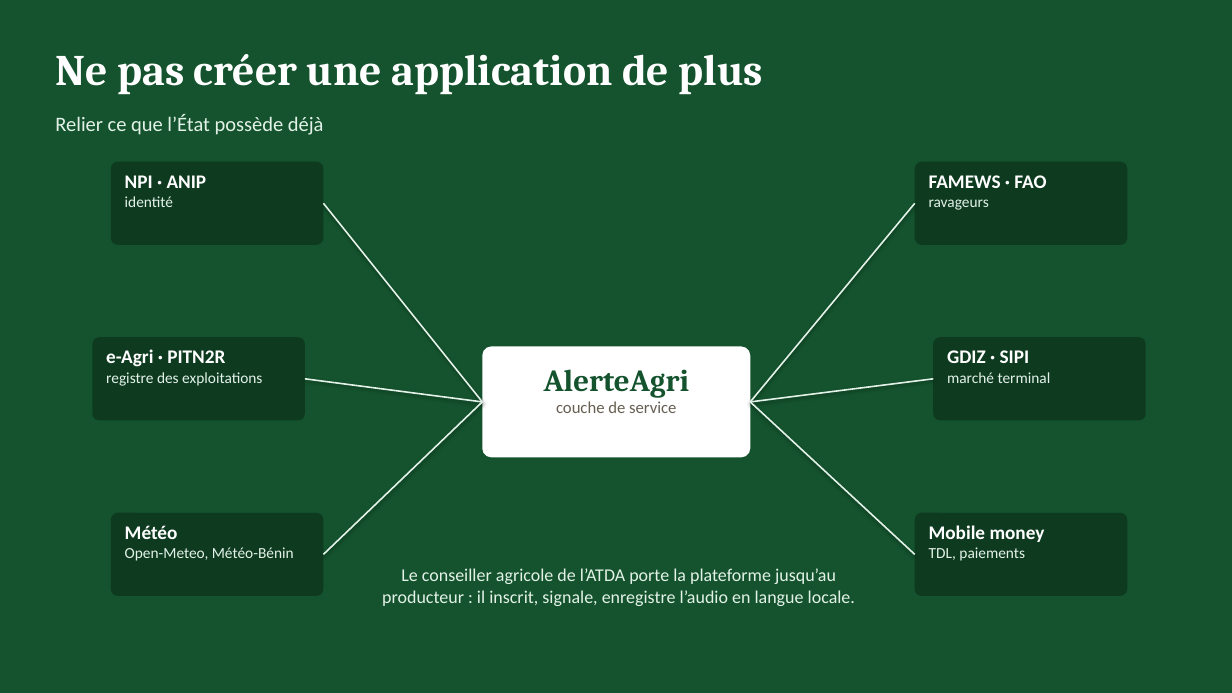
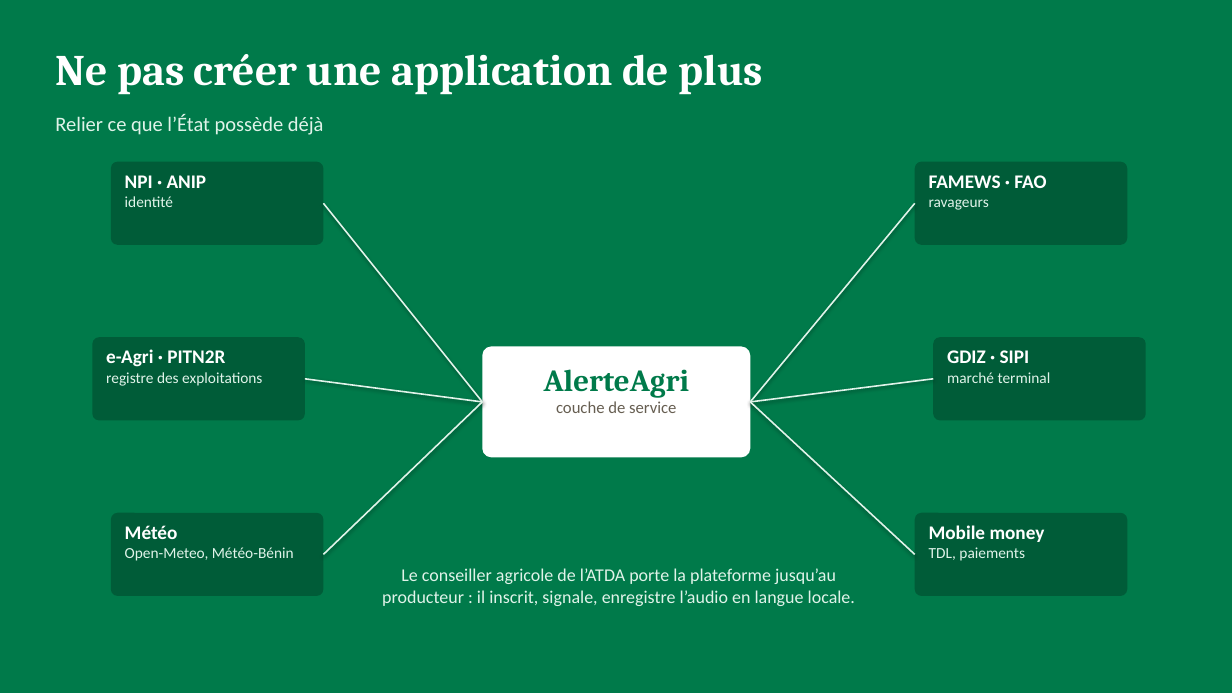
Before and after one commit to misterkante/alerteagri, a slide deck: slide 4 of docs/presentation/AlerteAgri-presentation.pptx. Drawn at 1232x693 pixels with LibreOffice and Linux fonts; fonts in the diff are those of the drawing. Boxes give left, top, right and bottom in pixels: in the first picture for what was removed or moved away, otherwise in the second. Text is boxed around its words. In the diff, an @@ line names an element or a change of style, - is before the commit and + after.

```diff
--- a/docs/presentation/AlerteAgri-presentation.pptx
+++ b/docs/presentation/AlerteAgri-presentation.pptx
@@ background #14532D to #007A4A @@
@@ text "Relier ce que l’État possède ..." at box(55, 114, 324, 135): text colour #E3F2E8 to #E0F3E9 @@
@@ text at box(125, 196, 173, 207): text colour #E3F2E8 to #E0F3E9 in "identité" @@
@@ line (323, 203) - (482, 402): stroke #E3F2E8 1.25 pt to #E0F3E9 1.25 pt @@
@@ line (915, 203) - (750, 402): stroke #E3F2E8 1.25 pt to #E0F3E9 1.25 pt @@
@@ text at box(929, 199, 989, 210): text colour #E3F2E8 to #E0F3E9 in "ravageurs" @@
@@ text at box(106, 372, 262, 386): text colour #E3F2E8 to #E0F3E9 in "registre des exploitations" @@
@@ line (305, 379) - (482, 402): stroke #E3F2E8 1.25 pt to #E0F3E9 1.25 pt @@
@@ text at box(544, 369, 689, 398): text colour #14532D to #007A4A in "AlerteAgri" @@
@@ line (933, 379) - (750, 402): stroke #E3F2E8 1.25 pt to #E0F3E9 1.25 pt @@
@@ text at box(947, 372, 1051, 383): text colour #E3F2E8 to #E0F3E9 in "marché terminal" @@
@@ line (323, 555) - (482, 402): stroke #E3F2E8 1.25 pt to #E0F3E9 1.25 pt @@
@@ line (915, 555) - (750, 402): stroke #E3F2E8 1.25 pt to #E0F3E9 1.25 pt @@
@@ fill #0E3B20 to #005C38 in 6 elements at box(92, 337, 305, 421), box(915, 162, 1128, 245), box(933, 337, 1146, 421), box(915, 513, 1128, 596), box(111, 162, 323, 245), box(111, 513, 323, 596) @@
@@ text at box(125, 547, 294, 561): text colour #E3F2E8 to #E0F3E9 in "Open-Meteo, Météo-Bénin" @@
@@ text "Le conseiller agricole de l’ATDA ..." at box(382, 568, 855, 606): text colour #E3F2E8 to #E0F3E9 @@
@@ text at box(929, 547, 1025, 561): text colour #E3F2E8 to #E0F3E9 in "TDL, paiements" @@
```
Also in this commit, not shown: 12 other slides changed.
